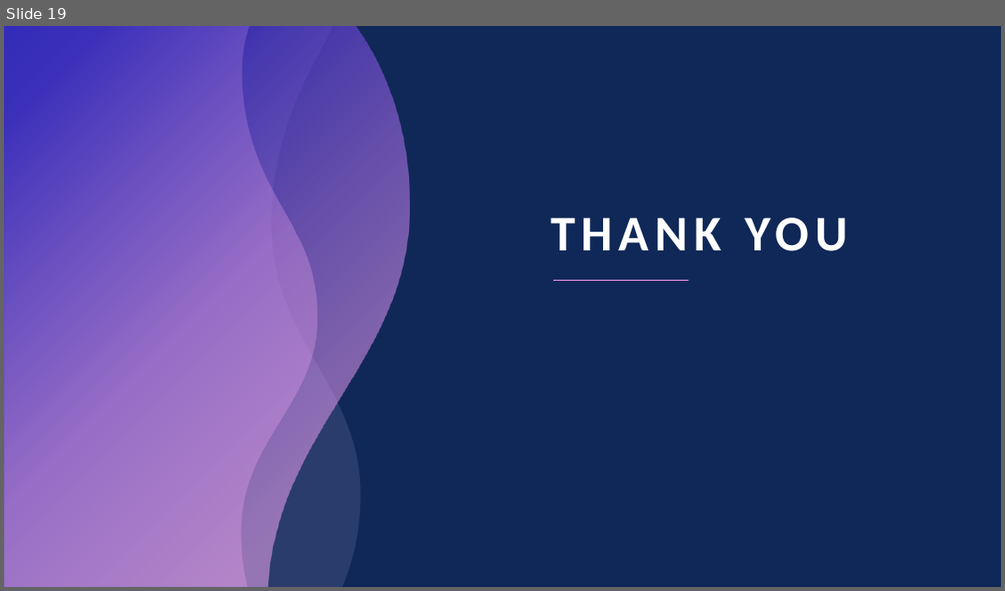
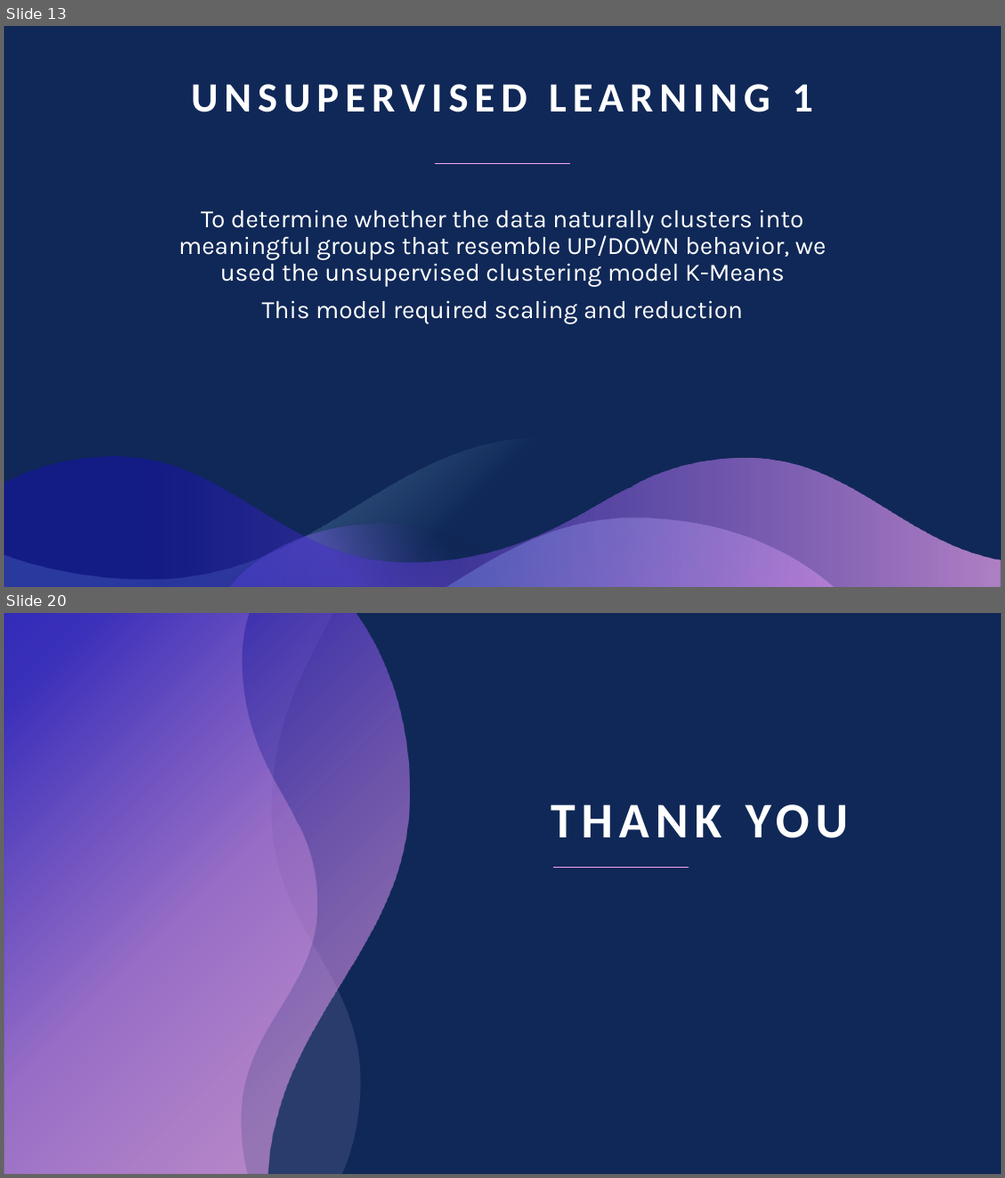
Before and after one commit to liuYousefKahwaji/CSCI441Project, a slide deck: CSCI441 Project Presentation.pptx. Shown one above the other, each under a label of ours: slide 19 before the commit, slides 13 and 20 after it; the slides between them are not shown. The pictures are 1005x591 and 1005x1178 pixels, drawn with LibreOffice and Linux fonts; fonts in the diff are those of the drawing. Boxes give left, top, right and bottom in pixels: in the first picture for what was removed or moved away, otherwise in the second. Text is boxed around its words. In the diff, an @@ line names an element or a change of style, - is before the commit and + after.

```diff
--- a/CSCI441 Project Presentation.pptx
+++ b/CSCI441 Project Presentation.pptx
@@ slide 13 added at box(4, 26, 1001, 587), background #102857 @@
@@ text added at box(191, 84, 813, 112), 40 pt, text #FFFFFF, bold @@
+UNSUPERVISED LEARNING 1
@@ line added from (570, 164) to (435, 164), #F6A6F4 0.5 pt @@
@@ subtitle added at box(178, 209, 826, 324), 24 pt, text #FFFFFF @@
+To determine whether the data naturally clusters into meaningful groups that resemble UP/DOWN behavior, we used the unsupervised clustering model K-Means
+This model required scaling and reduction
@@ freeform shape added at box(4, 436, 795, 587), fill gradient #102857 to #92CDF0 @@
@@ freeform shape added at box(4, 457, 1001, 587), fill gradient #F6A6F4 to #180DC2 @@
@@ freeform shape added at box(230, 523, 553, 587), fill gradient #102857 to #765FE1 @@
@@ freeform shape added at box(445, 518, 834, 587), fill gradient #64DFED to #F6A6F4 @@
@@ what was slide 19 is now slide 20 @@
```
Also in this commit, not shown: 2 slides changed, 6 other slides added, 6 slides removed.
